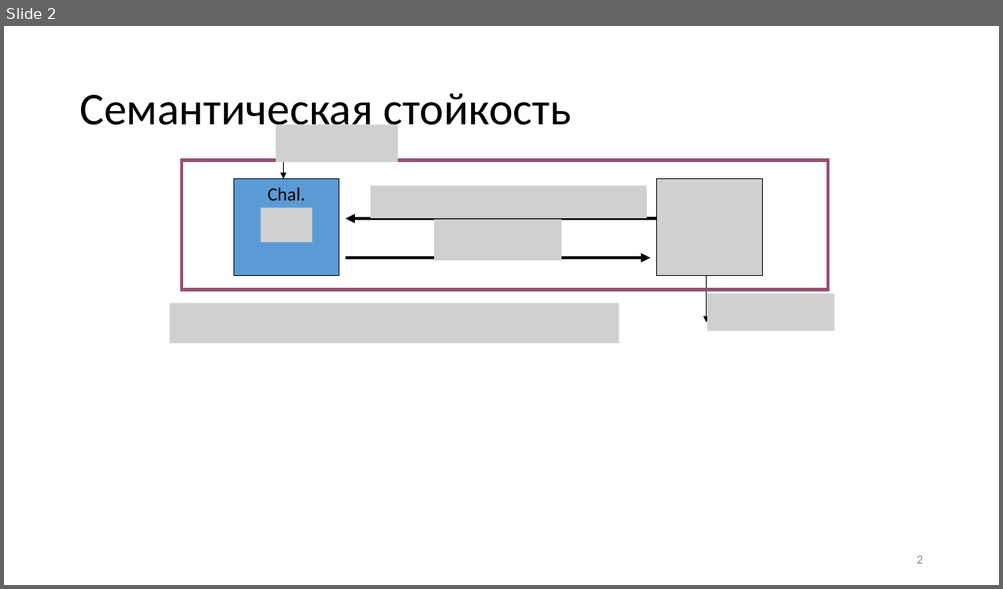
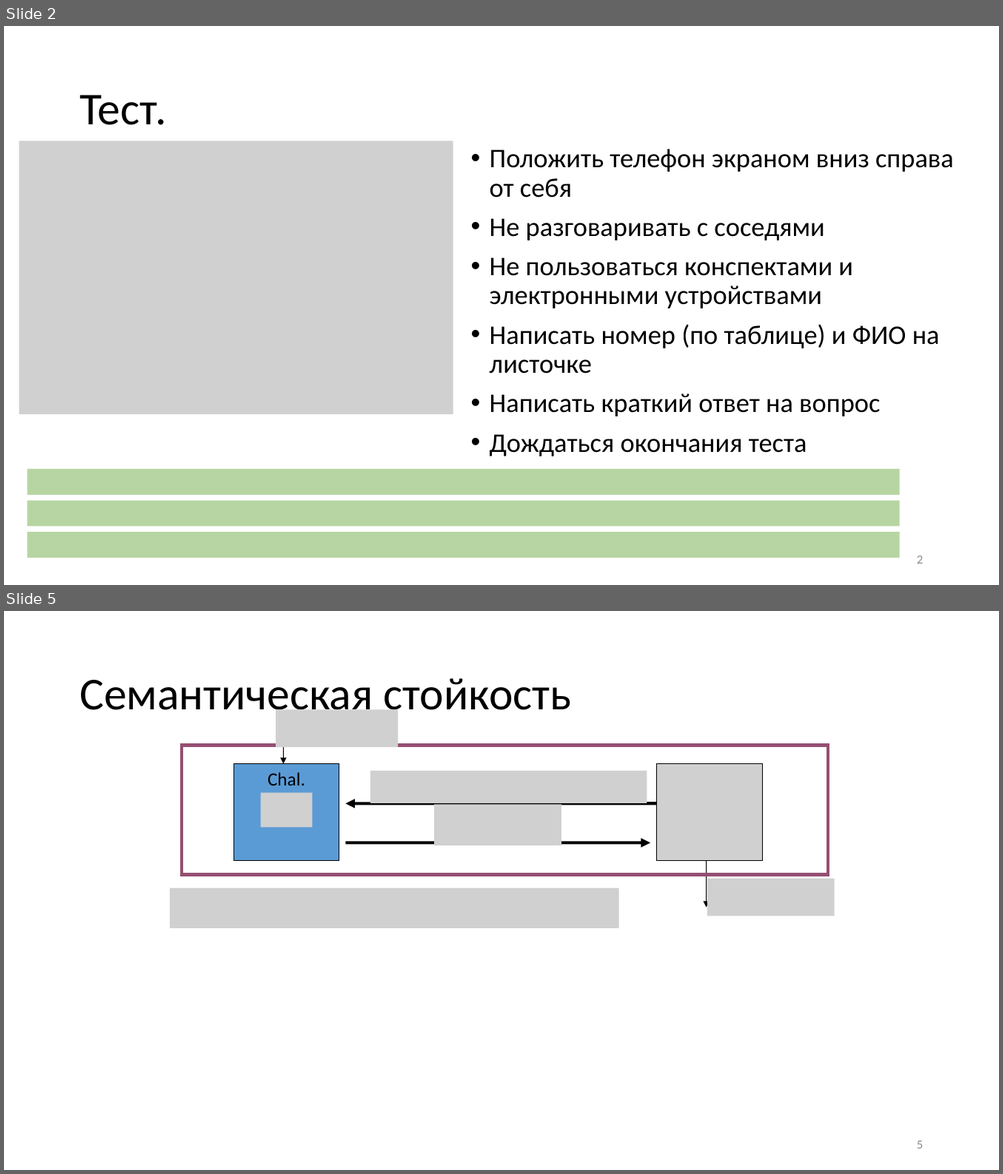
Before and after one commit to CryptoCourse/CryptoLectures, a slide deck: Lectures/Lecture2.pptx. Shown one above the other, each under a label of ours: slide 2 before the commit, slides 2 and 5 after it; the slides between them are not shown. The pictures are 1003x589 and 1003x1174 pixels, drawn with LibreOffice and Linux fonts; fonts in the diff are those of the drawing; grey boxes stand for pictures. Boxes give left, top, right and bottom in pixels: in the first picture for what was removed or moved away, otherwise in the second. Text is boxed around its words. In the diff, an @@ line names an element or a change of style, - is before the commit and + after.

```diff
--- a/Lectures/Lecture2.pptx
+++ b/Lectures/Lecture2.pptx
@@ slide 2 added at (x1=4, y1=26, x2=999, y2=585), background #FFFFFF @@
@@ title added at (x1=79, y1=95, x2=167, y2=125), 44 pt, text #000000 @@
+Тест.
@@ picture added at (x1=19, y1=141, x2=453, y2=414) @@
@@ text added at (x1=489, y1=149, x2=953, y2=457), 26 pt, text #000000 @@
+• Положить телефон экраном вниз справа от себя
+• Не разговаривать с соседями
+• Не пользоваться конспектами и электронными устройствами
+• Написать номер (по таблице) и ФИО на листочке
+• Написать краткий ответ на вопрос
+• Дождаться окончания теста
@@ rectangle added at (x1=27, y1=469, x2=899, y2=495), fill #70AD47 at 50% opacity @@
@@ rectangle added at (x1=27, y1=500, x2=899, y2=527), fill #70AD47 at 50% opacity @@
@@ rectangle added at (x1=27, y1=533, x2=899, y2=559), fill #70AD47 at 50% opacity @@
@@ page number added at (x1=916, y1=556, x2=922, y2=564), 12 pt, text #8C8C8C @@
+2
@@ what was slide 2 is now slide 5 @@
@@ page number at (x1=916, y1=1141, x2=922, y2=1149): text changed @@
-2
+5
```
Also in this commit, not shown: 5 slides changed, 2 other slides added, 2 other files.
